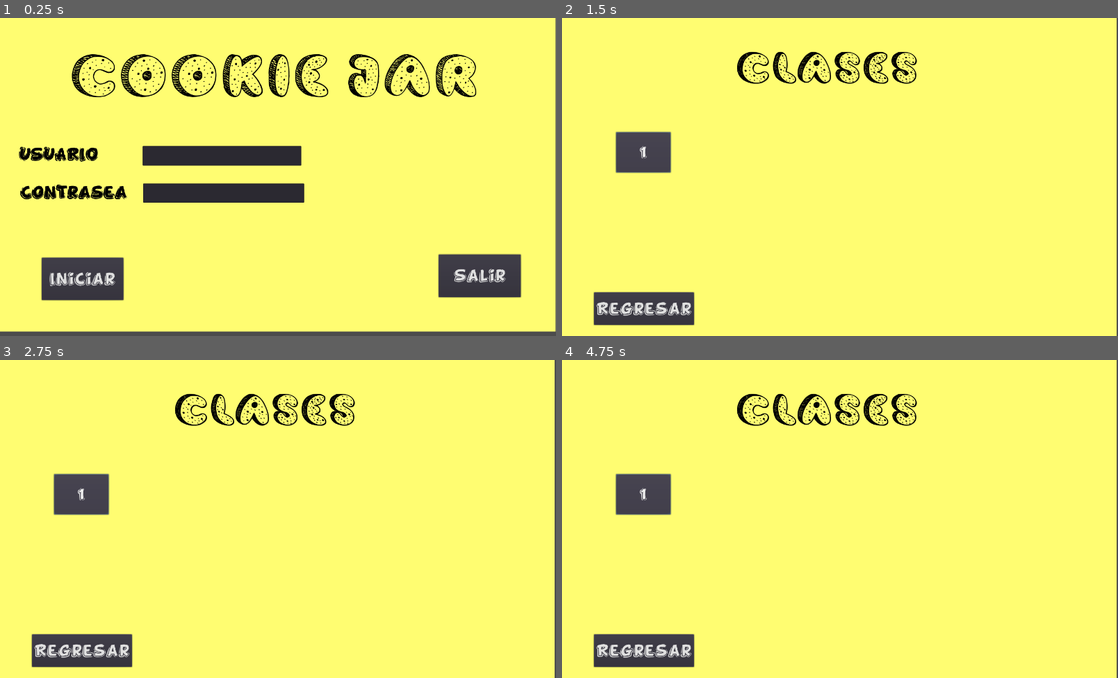
Above: before the commit, frames 1-4 (two rows, left to right).
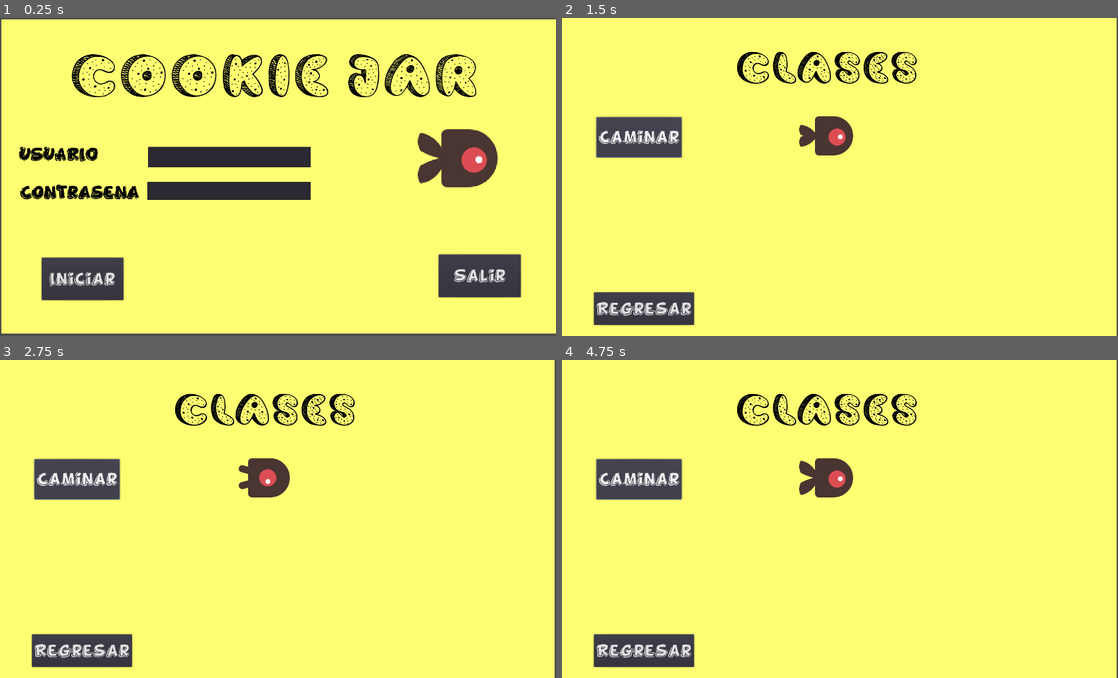
Above: after the commit, the same moments.

Repository: athelog/CookiesJAR
Game: Godot game, scene res://main.tscn
Same seed, same stepped clock (60 frames per second), same inputs: the game is played once before the commit and once after it.
Inputs (mouse positions are in pixels of both pictures, inside the frame that each line leads up to):
- Up to frame 1 (0.25 s): no input
- Up to frame 2 (1.5 s): click "Iniciar" at 0.5 s; click (645, 151) at 1.25 s, where only the run before the commit has a clickable "1"
- Up to frame 3 (2.75 s): click (77, 480) at 2 s, where only the run after the commit has a clickable "Caminar"
- Up to frame 4 (4.75 s): click "Regresar" at 2.75 s; click "Iniciar" at 3.5 s; click (645, 493) at 4.25 s, where only the run before the commit has a clickable "1"

The runs differ from the first frame. In frame 1, 5.0% of the frame differs, in the area x 0-100%, y 0-100%; in frame 2, 3.0%; in frame 3, 3.0%; in frame 4, 3.0%.

Commit message:
Eventos y sprites
Se añadieron más eventos y sprites para representar acciones

Diff:
--- a/Clases.gd
+++ b/Clases.gd
@@ -9,11 +9,15 @@
 	# Initialization here
 	pass
 
-#func _process(delta):
-#	# Called every frame. Delta is time since last frame.
-#	# Update game logic here.
-#	pass
+func _process(delta):
+	$AnimatedSprite.animation = "caminar"
+
 
 
 func _on_Regresar_pressed():
-	get_tree().change_scene("res://main.tscn")
+	get_tree().change_scene("res://main.tscn")#cambiar de escena
+
+
+func _on_Caminar_pressed():
+	$AnimatedSprite.animation = "caminar"#caminar es el nombre de los frames de la animacionx
+	$AnimatedSprite.play()
--- a/Clases.tscn
+++ b/Clases.tscn
@@ -1,8 +1,12 @@
-[gd_scene load_steps=7 format=2]
+[gd_scene load_steps=12 format=2]
 
 [ext_resource path="res://Clases.gd" type="Script" id=1]
 [ext_resource path="res://Cookie Dough.otf" type="DynamicFontData" id=2]
 [ext_resource path="res://FunnyKid.ttf" type="DynamicFontData" id=3]
+[ext_resource path="res://art/enemySwimming_1.png" type="Texture" id=4]
+[ext_resource path="res://art/enemyWalking_1.png" type="Texture" id=5]
+[ext_resource path="res://art/enemySwimming_2.png" type="Texture" id=6]
+[ext_resource path="res://art/enemyWalking_2.png" type="Texture" id=7]
 
 [sub_resource type="DynamicFont" id=1]
 
@@ -28,7 +32,16 @@
 font_data = ExtResource( 3 )
 _sections_unfolded = [ "Font", "Settings" ]
 
-[node name="CanvasLayer" type="CanvasLayer"]
+[sub_resource type="SpriteFrames" id=4]
+
+animations = [ {
+"frames": [ ExtResource( 4 ), ExtResource( 5 ), ExtResource( 6 ), ExtResource( 7 ) ],
+"loop": true,
+"name": "caminar",
+"speed": 5.0
+} ]
+
+[node name="CanvasLayer" type="CanvasLayer" index="0"]
 
 layer = 1
 offset = Vector2( 0, 0 )
@@ -76,16 +89,16 @@
 max_lines_visible = -1
 _sections_unfolded = [ "custom_colors", "custom_fonts" ]
 
-[node name="Uno" type="Button" parent="." index="2"]
+[node name="Caminar" type="Button" parent="." index="2"]
 
 anchor_left = 0.0
 anchor_top = 0.0
 anchor_right = 0.0
 anchor_bottom = 0.0
-margin_left = 132.0
-margin_top = 280.0
-margin_right = 266.0
-margin_bottom = 379.0
+margin_left = 84.0
+margin_top = 243.0
+margin_right = 293.0
+margin_bottom = 342.0
 rect_pivot_offset = Vector2( 0, 0 )
 focus_mode = 2
 mouse_filter = 0
@@ -97,7 +110,7 @@
 enabled_focus_mode = 2
 shortcut = null
 group = null
-text = "1"
+text = "Caminar"
 flat = false
 align = 1
 _sections_unfolded = [ "custom_fonts" ]
@@ -128,4 +141,12 @@
 align = 1
 _sections_unfolded = [ "custom_colors", "custom_fonts" ]
 
+[node name="AnimatedSprite" type="AnimatedSprite" parent="." index="4"]
+
+position = Vector2( 646.361, 288.942 )
+frames = SubResource( 4 )
+animation = "caminar"
+
+[connection signal="pressed" from="Caminar" to="." method="_on_Caminar_pressed"]
+
 [connection signal="pressed" from="Regresar" to="." method="_on_Regresar_pressed"]
--- a/TxtContrasena.gd
+++ /dev/null
@@ -1,8 +0,0 @@
-extends TextEdit
-
-# class member variables go here, for example:
-# var a = 2
-# var b = "textvar"
-
-func _ready():
-	$
--- a/main.gd
+++ b/main.gd
@@ -1,21 +1,22 @@
 extends CanvasLayer
-
-# class member variables go here, for example:
-# var a = 2
-# var b = "textvar"
+var userName
+var password
 
 func _ready():
 	pass
 
-#func _process(delta):
-#	# Called every frame. Delta is time since last frame.
-#	# Update game logic here.
-#	pass
-
+func _process(delta):
+	$Pez.play()#Hace mover el pez
 
 func _on_Salir_pressed():
 	get_tree().quit()#salir del juego
 
+func _on_Iniciar_pressed():
+	get_tree().change_scene("res://Clases.tscn")#cambia de escena
 
-func _on_Iniciar_pressed():
-	get_tree().change_scene("res://Clases.tscn")
+
+func _on_LEditUser_text_changed( new_text ):#Guarda el inputtext del username
+	userName = new_text
+
+func _on_LEditPass_text_entered( new_text ):#Guarda el inputtext del password
+	password = new_text
--- a/main.tscn
+++ b/main.tscn
@@ -1,10 +1,12 @@
-[gd_scene load_steps=9 format=2]
+[gd_scene load_steps=12 format=2]
 
 [ext_resource path="res://main.gd" type="Script" id=1]
 [ext_resource path="res://Cookie Dough.otf" type="DynamicFontData" id=2]
 [ext_resource path="res://FunnyKid.ttf" type="DynamicFontData" id=3]
-
-[sub_resource type="DynamicFont" id=3]
+[ext_resource path="res://art/enemySwimming_1.png" type="Texture" id=4]
+[ext_resource path="res://art/enemySwimming_2.png" type="Texture" id=5]
+
+[sub_resource type="DynamicFont" id=1]
 
 size = 150
 use_mipmaps = false
@@ -20,29 +22,38 @@
 font_data = ExtResource( 3 )
 _sections_unfolded = [ "Settings" ]
 
+[sub_resource type="DynamicFont" id=3]
+
+size = 50
+use_mipmaps = false
+use_filter = false
+font_data = ExtResource( 3 )
+_sections_unfolded = [ "Font", "Settings" ]
+
 [sub_resource type="DynamicFont" id=4]
 
 size = 50
 use_mipmaps = false
 use_filter = false
 font_data = ExtResource( 3 )
+_sections_unfolded = [ "Settings" ]
+
+[sub_resource type="DynamicFont" id=5]
+
+size = 50
+use_mipmaps = false
+use_filter = false
+font_data = ExtResource( 3 )
 _sections_unfolded = [ "Font", "Settings" ]
 
-[sub_resource type="DynamicFont" id=5]
-
-size = 50
-use_mipmaps = false
-use_filter = false
-font_data = ExtResource( 3 )
-_sections_unfolded = [ "Settings" ]
-
-[sub_resource type="DynamicFont" id=6]
-
-size = 50
-use_mipmaps = false
-use_filter = false
-font_data = ExtResource( 3 )
-_sections_unfolded = [ "Font", "Settings" ]
+[sub_resource type="SpriteFrames" id=6]
+
+animations = [ {
+"frames": [ ExtResource( 4 ), ExtResource( 5 ) ],
+"loop": true,
+"name": "nadar",
+"speed": 5.0
+} ]
 
 [node name="CanvasLayer" type="CanvasLayer" index="0"]
 
@@ -52,6 +63,7 @@
 scale = Vector2( 1, 1 )
 transform = Transform2D( 1, 0, 0, 1, 0, 0 )
 script = ExtResource( 1 )
+_sections_unfolded = [ "Pause" ]
 
 [node name="ColorRect" type="ColorRect" parent="." index="0"]
 
@@ -59,10 +71,10 @@
 anchor_top = 0.0
 anchor_right = 0.0
 anchor_bottom = 0.0
-margin_left = -2.0
-margin_top = -2.0
-margin_right = 1359.0
-margin_bottom = 769.0
+margin_left = 3.0
+margin_top = 3.0
+margin_right = 1364.0
+margin_bottom = 774.0
 rect_pivot_offset = Vector2( 0, 0 )
 mouse_filter = 0
 mouse_default_cursor_shape = 0
@@ -162,83 +174,16 @@
 mouse_default_cursor_shape = 0
 size_flags_horizontal = 1
 size_flags_vertical = 4
-custom_fonts/font = SubResource( 5 )
+custom_fonts/font = SubResource( 4 )
 custom_colors/font_color = Color( 0, 0, 0, 1 )
 custom_colors/font_color_shadow = Color( 0, 0, 0, 1 )
-text = "Contraseña"
+text = "Contrasena"
 percent_visible = 1.0
 lines_skipped = 0
 max_lines_visible = -1
 _sections_unfolded = [ "custom_colors" ]
 
-[node name="TxtContrasena" type="TextEdit" parent="." index="5"]
-
-anchor_left = 0.0
-anchor_top = 0.0
-anchor_right = 0.0
-anchor_bottom = 0.0
-margin_left = 350.0
-margin_top = 406.0
-margin_right = 744.0
-margin_bottom = 453.0
-rect_pivot_offset = Vector2( 0, 0 )
-focus_mode = 2
-mouse_filter = 0
-mouse_default_cursor_shape = 0
-size_flags_horizontal = 1
-size_flags_vertical = 1
-text = ""
-readonly = false
-highlight_current_line = false
-syntax_highlighting = false
-show_line_numbers = false
-highlight_all_occurrences = false
-override_selected_font_color = false
-context_menu_enabled = false
-smooth_scrolling = false
-v_scroll_speed = 80.0
-hiding_enabled = 0
-wrap_lines = false
-caret_block_mode = false
-caret_blink = false
-caret_blink_speed = 0.65
-caret_moving_by_right_click = true
-_sections_unfolded = [ "Caret", "Hint", "Mouse", "Size Flags", "Visibility", "custom_fonts" ]
-
-[node name="TxtUsuario" type="TextEdit" parent="." index="6"]
-
-anchor_left = 0.0
-anchor_top = 0.0
-anchor_right = 0.0
-anchor_bottom = 0.0
-margin_left = 349.0
-margin_top = 314.0
-margin_right = 737.0
-margin_bottom = 362.0
-rect_pivot_offset = Vector2( 0, 0 )
-focus_mode = 2
-mouse_filter = 0
-mouse_default_cursor_shape = 0
-size_flags_horizontal = 1
-size_flags_vertical = 1
-text = ""
-readonly = false
-highlight_current_line = false
-syntax_highlighting = false
-show_line_numbers = false
-highlight_all_occurrences = false
-override_selected_font_color = false
-context_menu_enabled = true
-smooth_scrolling = false
-v_scroll_speed = 80.0
-hiding_enabled = 0
-wrap_lines = false
-caret_block_mode = false
-caret_blink = false
-caret_blink_speed = 0.65
-caret_moving_by_right_click = true
-
-[node name="Iniciar" type="Button" parent="." index="7"]
+[node name="Iniciar" type="Button" parent="." index="5"]
 
 anchor_left = 0.0
 anchor_top = 0.0
@@ -264,6 +209,65 @@
 align = 1
 _sections_unfolded = [ "custom_fonts" ]
 
+[node name="LEditUser" type="LineEdit" parent="." index="6"]
+
+anchor_left = 0.0
+anchor_top = 0.0
+anchor_right = 0.0
+anchor_bottom = 0.0
+margin_left = 362.0
+margin_top = 316.0
+margin_right = 760.0
+margin_bottom = 366.0
+rect_pivot_offset = Vector2( 0, 0 )
+focus_mode = 2
+mouse_filter = 0
+mouse_default_cursor_shape = 1
+size_flags_horizontal = 1
+size_flags_vertical = 1
+focus_mode = 2
+context_menu_enabled = true
+placeholder_alpha = 0.6
+caret_blink = false
+caret_blink_speed = 0.65
+caret_position = 0
+
+[node name="LEditPass" type="LineEdit" parent="." index="7"]
+
+anchor_left = 0.0
+anchor_top = 0.0
+anchor_right = 0.0
+anchor_bottom = 0.0
+margin_left = 360.0
+margin_top = 402.0
+margin_right = 760.0
+margin_bottom = 446.0
+rect_pivot_offset = Vector2( 0, 0 )
+focus_mode = 2
+mouse_filter = 0
+mouse_default_cursor_shape = 1
+size_flags_horizontal = 1
+size_flags_vertical = 1
+secret = true
+focus_mode = 2
+context_menu_enabled = true
+placeholder_alpha = 0.6
+caret_blink = false
+caret_blink_speed = 0.65
+caret_position = 0
+_sections_unfolded = [ "Caret", "Placeholder" ]
+
+[node name="Pez" type="AnimatedSprite" parent="." index="8"]
+
+position = Vector2( 1119.76, 343.942 )
+scale = Vector2( 1.47664, 1.47664 )
+frames = SubResource( 6 )
+animation = "nadar"
+
 [connection signal="pressed" from="Salir" to="." method="_on_Salir_pressed"]
 
 [connection signal="pressed" from="Iniciar" to="." method="_on_Iniciar_pressed"]
+
+[connection signal="text_changed" from="LEditUser" to="." method="_on_LEditUser_text_changed"]
+
+[connection signal="text_entered" from="LEditPass" to="." method="_on_LEditPass_text_entered"]
Not shown, added: art/House In a Forest Loop.ogg.import
Binary file added: art/enemyFlyingAlt_1.png
Not shown, added: art/enemyFlyingAlt_1.png.import
Binary file added: art/enemyFlyingAlt_2.png
Not shown, added: art/enemyFlyingAlt_2.png.import
Binary file added: art/enemySwimming_1.png
Not shown, added: art/enemySwimming_1.png.import
Binary file added: art/enemySwimming_2.png
Not shown, added: art/enemySwimming_2.png.import
Binary file added: art/enemyWalking_1.png
Not shown, added: art/enemyWalking_1.png.import
Binary file added: art/enemyWalking_2.png
(and 15 more such lines)
